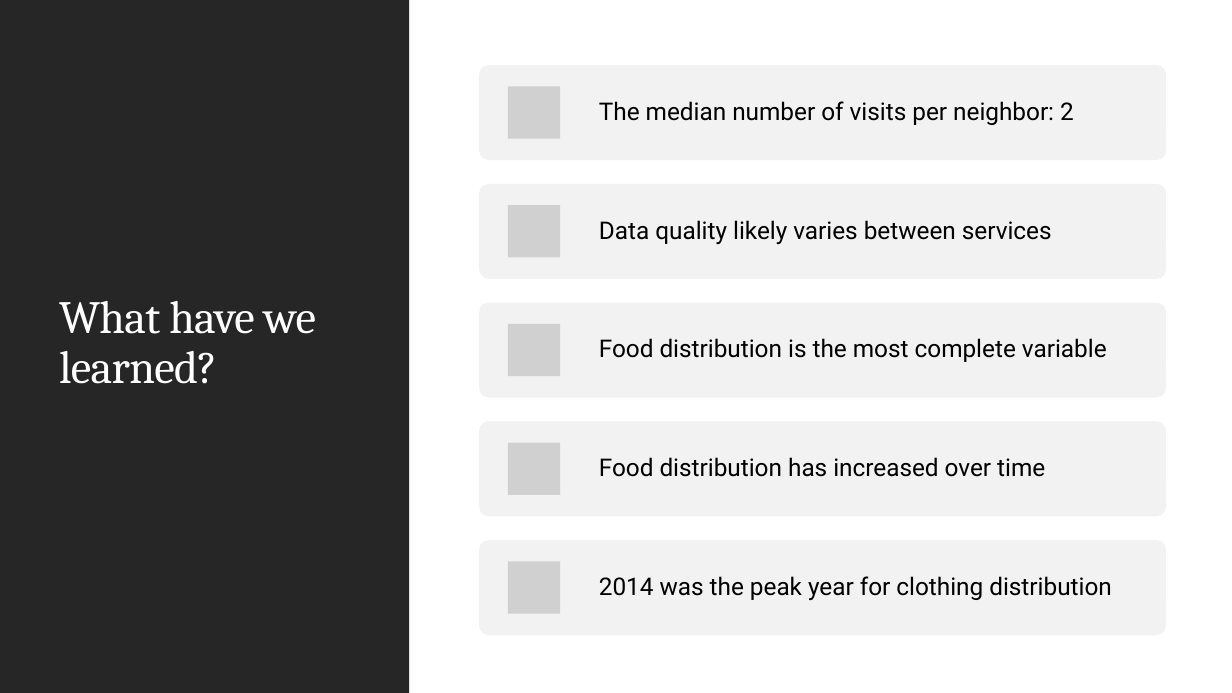
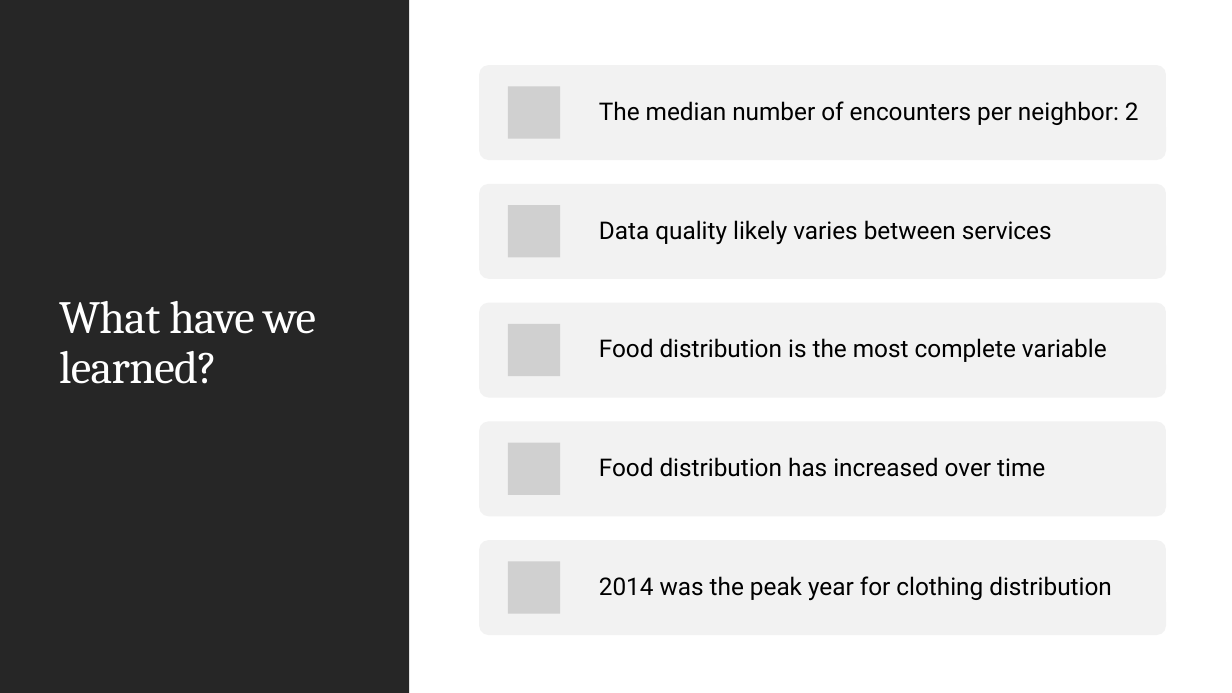
Before and after one commit to datasci611/bios611-projects-fall-2019-alvinthomas, a slide deck: slide 16 of project_1/results/project1_presentation_alvinthomas.pptx. Drawn at 1232x693 pixels with LibreOffice and Linux fonts; fonts in the diff are those of the drawing; grey boxes stand for pictures. Boxes give left, top, right and bottom in pixels: in the first picture for what was removed or moved away, otherwise in the second. Text is boxed around its words. In the diff, an @@ line names an element or a change of style, - is before the commit and + after.

```diff
--- a/project_1/results/project1_presentation_alvinthomas.pptx
+++ b/project_1/results/project1_presentation_alvinthomas.pptx
@@ text at (599, 101, 1139, 125): text changed @@
-The median number of visits per neighbor: 2
+The median number of encounters per neighbor: 2
```
Also in this commit, not shown: 4 other slides changed, 2 slides added, 1 slide removed, 1 other file.
